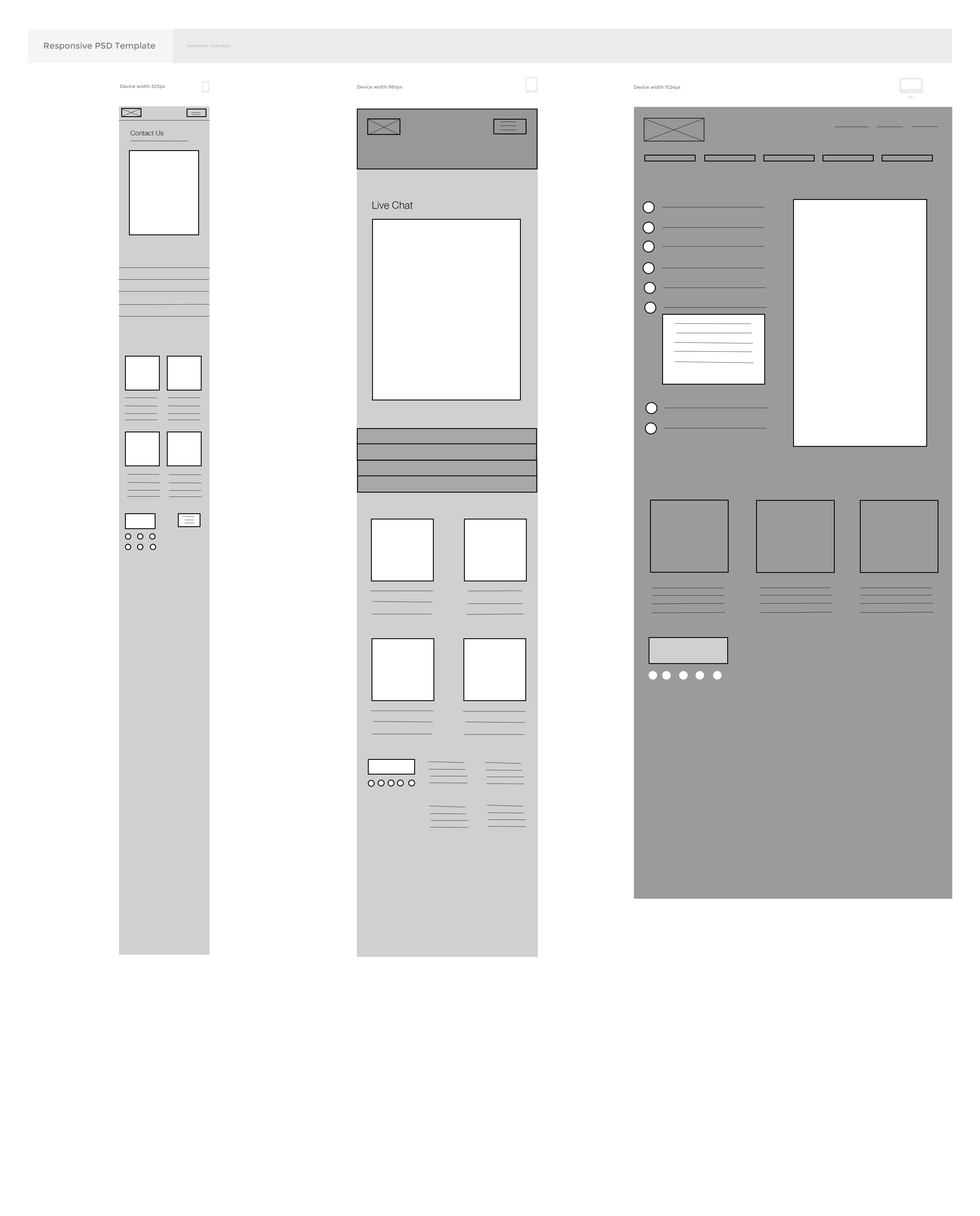
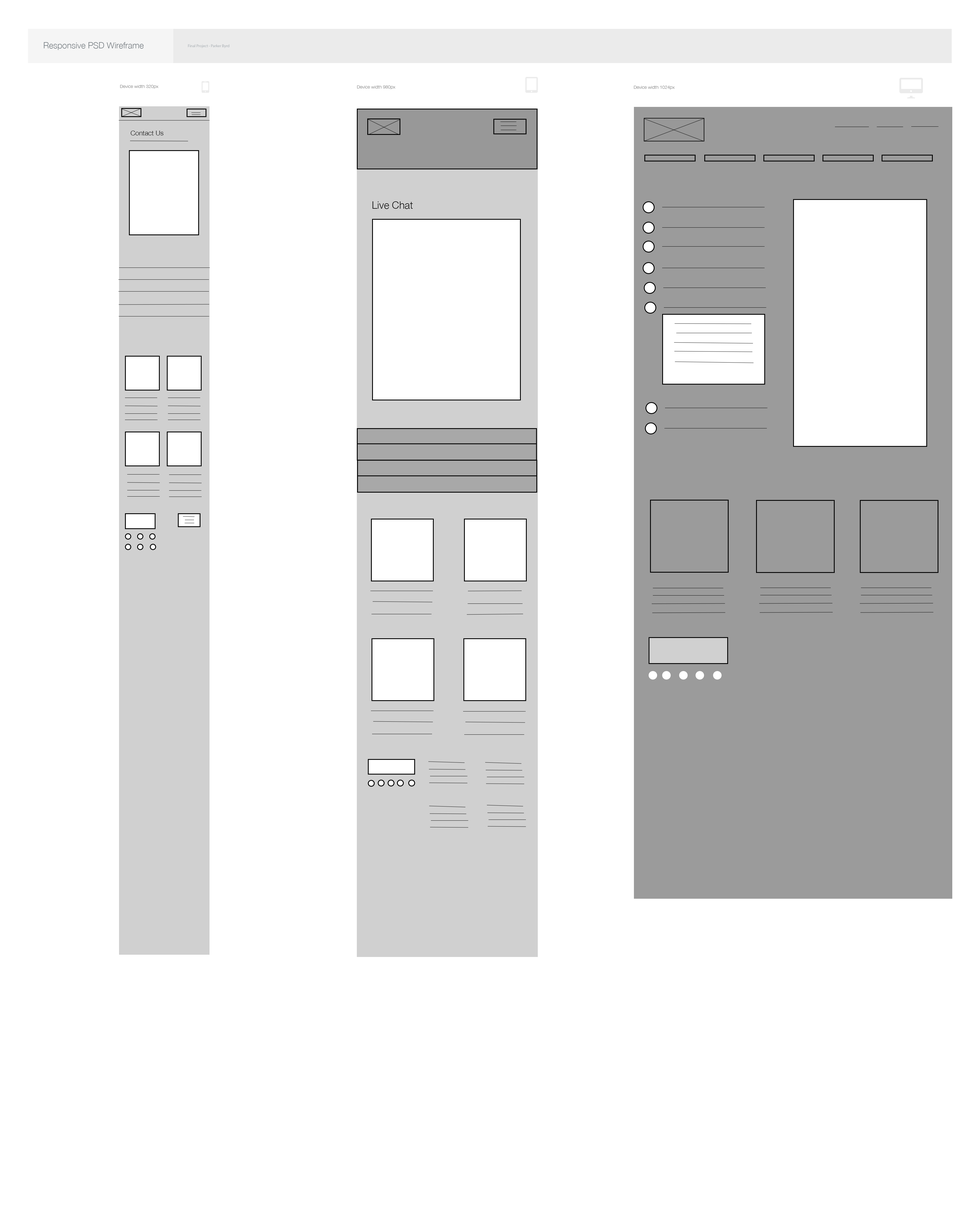
Revision of a layered 980x1216 image; what changed, layer by layer:
renamed "Portfolio Site - Parker Byrd" to "Final Project - Parker Byrd", painted on it over [187, 44, 230, 49]
renamed "Responsive PSD Template" to "Responsive PSD Wireframe", painted on it over [43, 42, 156, 51]
painted on "Device width 1024px" over [633, 85, 681, 90]
painted on "Device width 980px" over [357, 84, 403, 90]
painted on "Device width 320px" over [120, 84, 166, 90]
